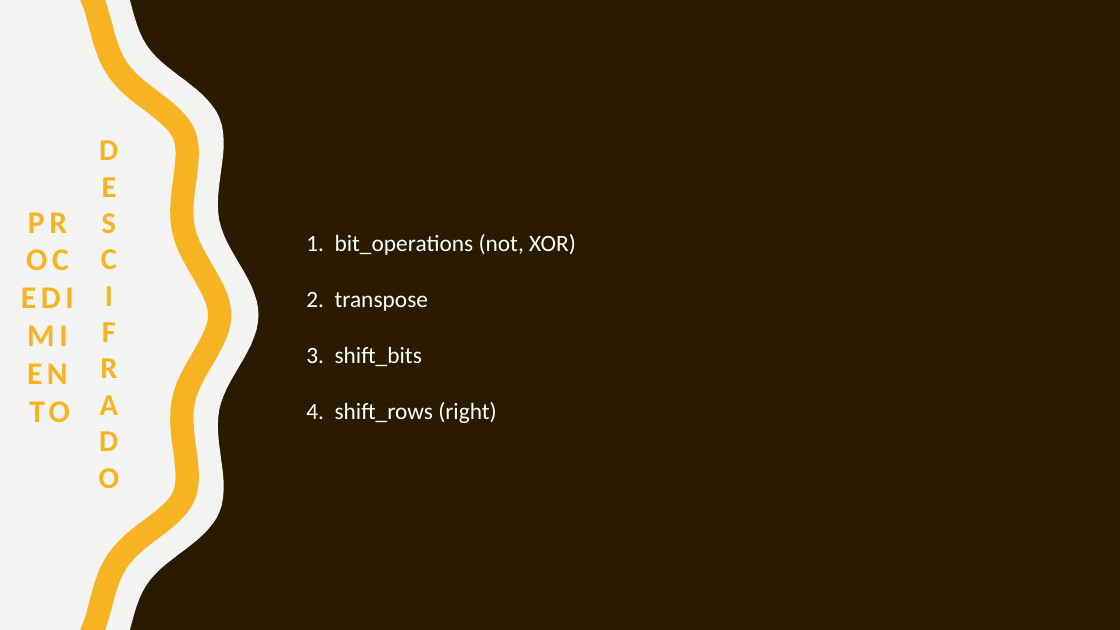
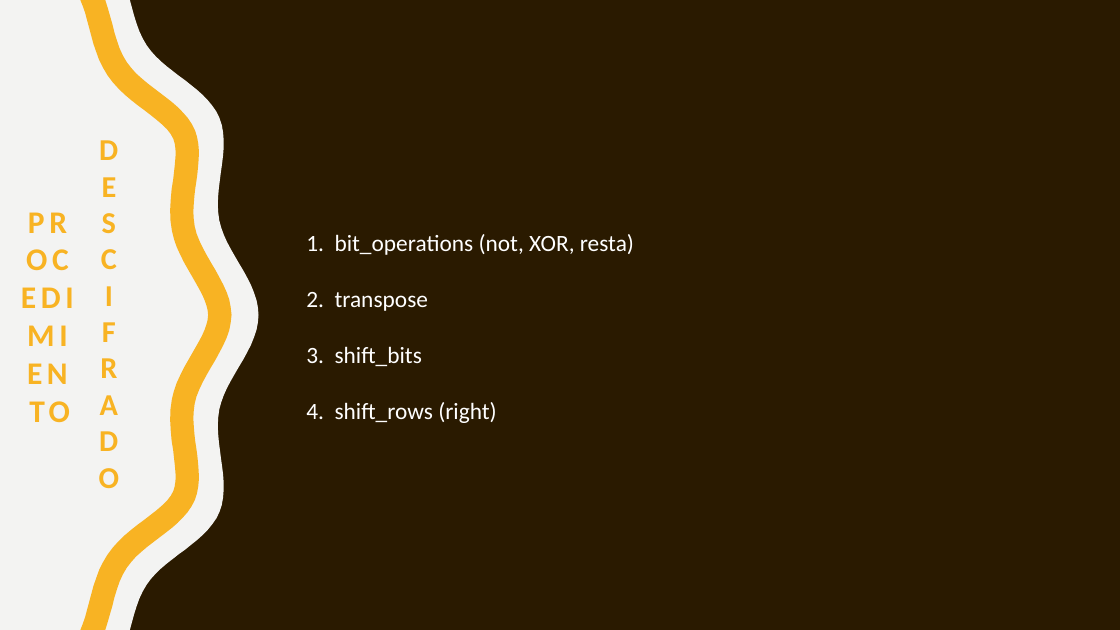
Before and after one commit to CelisIvan/CipherAlgorithm, a slide deck: slide 6 of algoritmo.pptx (slide 5 before the commit). Drawn at 1120x630 pixels with LibreOffice and Linux fonts; fonts in the diff are those of the drawing. Boxes give left, top, right and bottom in pixels: in the first picture for what was removed or moved away, otherwise in the second. Text is boxed around its words. In the diff, an @@ line names an element or a change of style, - is before the commit and + after.

```diff
--- a/algoritmo.pptx
+++ b/algoritmo.pptx
@@ title at [306,234,634,423]: text changed @@
-1. bit_operations (not, XOR)
-2. transpose
-3. shift_bits
-4. shift_rows (right)
+1. bit_operations (not, XOR, resta)
+2. transpose
+3. shift_bits
+4. shift_rows (right)
```
Also in this commit, not shown: 2 other slides changed, 1 slide added.
